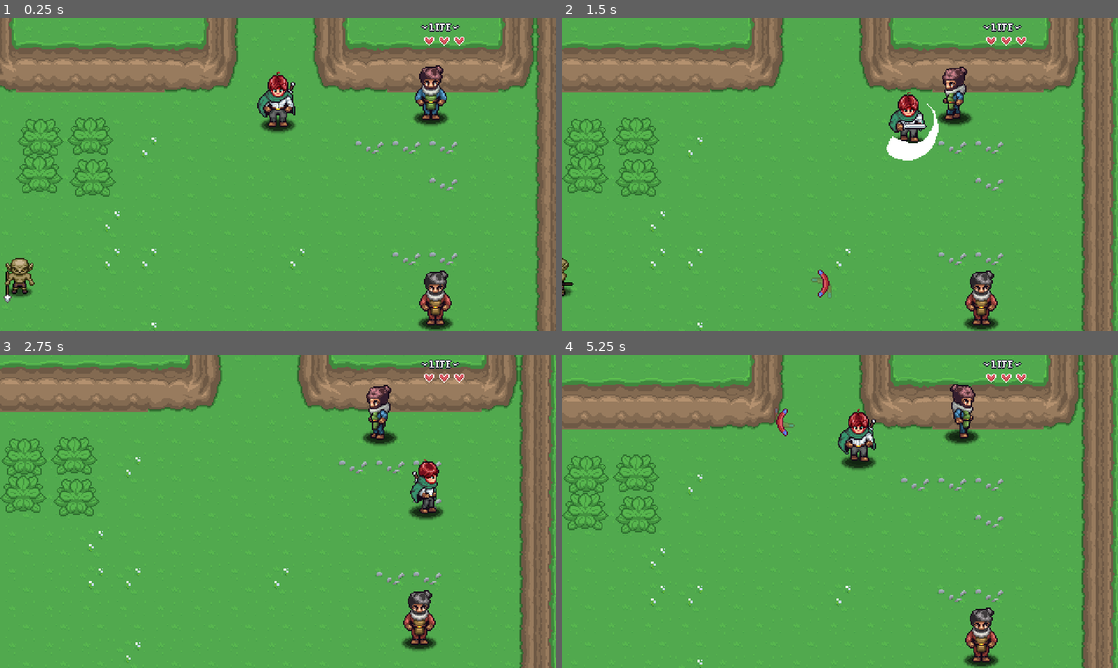
Above: before the commit, frames 1-4 (two rows, left to right).
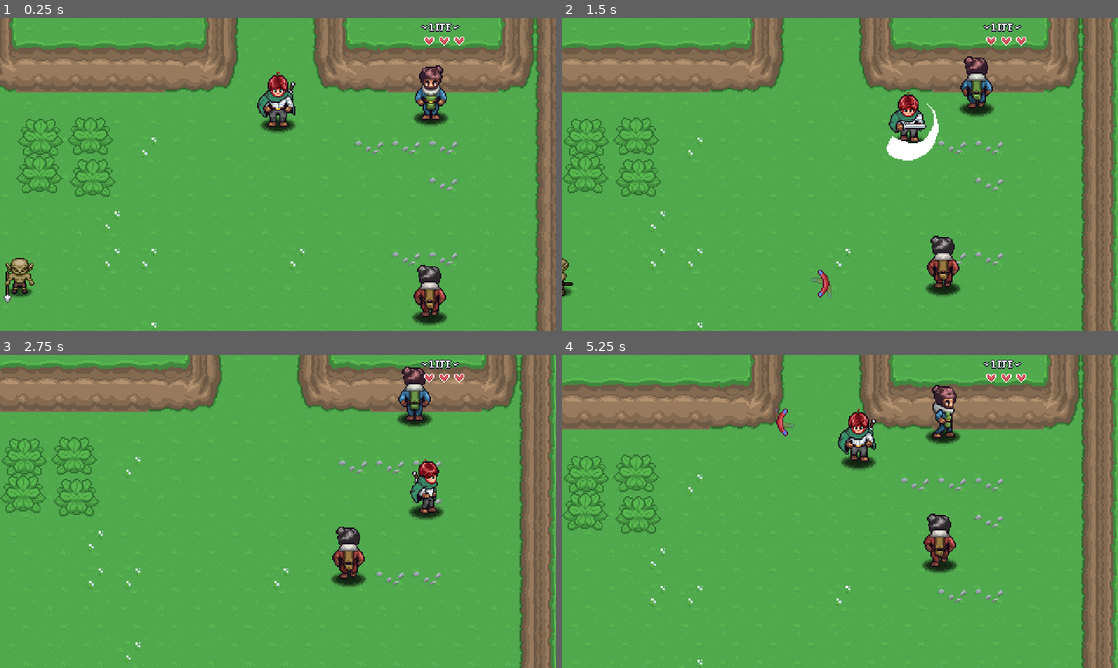
Above: after the commit, the same moments.

Repository: sirzes02/Godot-test
Game: Godot game, scene res://levels/area01/02.tscn
Same seed, same stepped clock (60 frames per second), same inputs: the game is played once before the commit and once after it. This scene is started directly instead of the project's main scene. Sound files missing from this copy of the repository are replaced by a short silence.
Inputs:
- Up to frame 1 (0.25 s): no input
- Up to frame 2 (1.5 s): hold D (right) 0.53-1.28 s; hold Q (ability) 0.53-1.28 s; hold S (down) from 1.28 s (still down); tap Space (attack) at 1.35 s
- Up to frame 3 (2.75 s): release S (down) at 2.03 s; hold D (right) from 2.03 s (still down); hold E (interact) from 2.03 s (still down)
- Up to frame 4 (5.25 s): release D (right) at 2.78 s; release E (interact) at 2.78 s; hold W (up) 2.78-3.53 s; tap Q (ability) at 2.85 s; hold Space (attack) 3.53-4.28 s; hold A (left) 3.53-5.03 s; tap E (interact) at 4.35 s; hold S (down) from 5.03 s (still down); hold Q (ability) from 5.03 s (still down)

The runs differ from the first frame. In frame 1, 1.0% of the frame differs, in the area x 74-82%, y 78-100%; in frame 2, 3.2%; in frame 3, 3.2%, in the area x 59-79%, y 3-95%; in frame 4, 2.9%.

Commit message:
NPC Part II Patrol Behavior

Diff:
--- a/levels/area01/02.tscn
+++ b/levels/area01/02.tscn
@@ -11,6 +11,8 @@
 [ext_resource type="Resource" uid="uid://cglppk3oiqxrr" path="res://npc/00_npcs/npc_01.tres" id="9_bemct"]
 [ext_resource type="PackedScene" uid="uid://k14lanhf3no4" path="res://npc/npc_behavior_wander.tscn" id="9_kn07k"]
 [ext_resource type="Resource" uid="uid://v30ayv8qjfae" path="res://npc/00_npcs/npc_02.tres" id="11_fv5f3"]
+[ext_resource type="PackedScene" uid="uid://ux2n4fapgfj2" path="res://npc/npc_behavior_patrol.tscn" id="12_dlp5d"]
+[ext_resource type="PackedScene" uid="uid://d31ayrd2auxyg" path="res://npc/patrol_location.tscn" id="13_5eovd"]
 
 [node name="02" type="Node2D" unique_id=188804400]
 script = ExtResource("1_onu17")
@@ -51,3 +53,23 @@
 [node name="NPC2" parent="." unique_id=1435009824 instance=ExtResource("8_q55yv")]
 position = Vector2(394, 231)
 npc_resource = ExtResource("11_fv5f3")
+
+[node name="NpcBehaviorPatrol" parent="NPC2" unique_id=1776759254 instance=ExtResource("12_dlp5d")]
+
+[node name="PatrolLocation" parent="NPC2/NpcBehaviorPatrol" unique_id=1843531490 instance=ExtResource("13_5eovd")]
+modulate = Color(1, 0, 0, 1)
+
+[node name="PatrolLocation3" parent="NPC2/NpcBehaviorPatrol" unique_id=322144994 instance=ExtResource("13_5eovd")]
+modulate = Color(1, 1, 0, 1)
+position = Vector2(-67, -61)
+wait_time = 1.0
+
+[node name="PatrolLocation2" parent="NPC2/NpcBehaviorPatrol" unique_id=124462303 instance=ExtResource("13_5eovd")]
+modulate = Color(0, 1, 0, 1)
+position = Vector2(8, -112)
+wait_time = 1.0
+
+[node name="PatrolLocation4" parent="NPC2/NpcBehaviorPatrol" unique_id=374336814 instance=ExtResource("13_5eovd")]
+modulate = Color(0, 1, 1, 1)
+position = Vector2(58, -56)
+wait_time = 1.0
--- /dev/null
+++ b/npc/npc_behavior_patrol.tscn
@@ -0,0 +1,6 @@
+[gd_scene format=3 uid="uid://ux2n4fapgfj2"]
+
+[ext_resource type="Script" uid="uid://dcgv7rfnkqufb" path="res://npc/scripts/npc_behavior_patrol.gd" id="1_pbuvt"]
+
+[node name="NpcBehaviorPatrol" type="Node2D" unique_id=1776759254]
+script = ExtResource("1_pbuvt")
--- a/npc/npc_behavior_wander.tscn
+++ b/npc/npc_behavior_wander.tscn
@@ -1,6 +1,6 @@
 [gd_scene format=3 uid="uid://k14lanhf3no4"]
 
-[ext_resource type="Script" uid="uid://5v254lxciau4" path="res://npc/scripts/npm_behavior_wander.gd" id="1_h0y2q"]
+[ext_resource type="Script" uid="uid://5v254lxciau4" path="res://npc/scripts/npc_behavior_wander.gd" id="1_h0y2q"]
 
 [sub_resource type="CircleShape2D" id="CircleShape2D_h0y2q"]
 
--- /dev/null
+++ b/npc/patrol_location.tscn
@@ -0,0 +1,56 @@
+[gd_scene format=3 uid="uid://d31ayrd2auxyg"]
+
+[ext_resource type="Script" uid="uid://chb4cw3py5cb0" path="res://npc/scripts/patrol_location.gd" id="1_xdeq0"]
+
+[sub_resource type="Gradient" id="Gradient_ipyvv"]
+offsets = PackedFloat32Array(0.65, 0.87916666, 1)
+colors = PackedColorArray(1, 1, 1, 0, 1, 1, 1, 1, 1, 1, 1, 0)
+
+[sub_resource type="GradientTexture2D" id="GradientTexture2D_xdeq0"]
+gradient = SubResource("Gradient_ipyvv")
+width = 24
+height = 24
+fill = 1
+fill_from = Vector2(0.5, 0.5)
+fill_to = Vector2(0.5, 0)
+
+[node name="PatrolLocation" type="Node2D" unique_id=1843531490]
+show_behind_parent = true
+script = ExtResource("1_xdeq0")
+
+[node name="Sprite2D" type="Sprite2D" parent="." unique_id=1526291867]
+self_modulate = Color(1, 1, 1, 0.5019608)
+texture = SubResource("GradientTexture2D_xdeq0")
+
+[node name="Line2D" type="Line2D" parent="Sprite2D" unique_id=1425499616]
+points = PackedVector2Array(0, 0, 10, 0)
+width = 1.0
+default_color = Color(1, 1, 1, 0.5176471)
+
+[node name="Label" type="Label" parent="Sprite2D" unique_id=382631776]
+offset_left = -19.0
+offset_top = -9.0
+offset_right = 21.0
+offset_bottom = 8.0
+theme_override_colors/font_shadow_color = Color(0, 0, 0, 1)
+theme_override_colors/font_outline_color = Color(0, 0, 0, 1)
+theme_override_constants/shadow_offset_x = 0
+theme_override_constants/shadow_offset_y = 1
+theme_override_constants/outline_size = 3
+theme_override_font_sizes/font_size = 12
+text = "0"
+horizontal_alignment = 1
+
+[node name="Label2" type="Label" parent="Sprite2D" unique_id=586079072]
+offset_left = -19.0
+offset_top = 6.0
+offset_right = 25.0
+offset_bottom = 23.0
+theme_override_colors/font_shadow_color = Color(0, 0, 0, 1)
+theme_override_colors/font_outline_color = Color(0, 0, 0, 1)
+theme_override_constants/shadow_offset_x = 0
+theme_override_constants/shadow_offset_y = 1
+theme_override_constants/outline_size = 3
+theme_override_font_sizes/font_size = 8
+text = "wait: 0.0s"
+horizontal_alignment = 1
--- /dev/null
+++ b/npc/scripts/npc_behavior_patrol.gd
@@ -0,0 +1,98 @@
+@tool
+extends NPCBehavior
+
+const COLORS = [Color(1, 0, 0), Color(1, 1, 0), Color(0, 1, 0), Color(0, 1, 1), Color(0, 0, 1), Color(1, 0, 1)]
+
+@export var walk_speed: float = 30.0
+
+var patrol_location: Array[PatrolLocation]
+var current_location_index: int = 0
+var target: PatrolLocation
+
+func _ready() -> void:
+	gather_patrol_location()
+
+	if Engine.is_editor_hint():
+		child_entered_tree.connect(gather_patrol_location)
+		child_order_changed.connect(gather_patrol_location)
+		return
+	pass
+	super()
+
+	if patrol_location.size() == 0:
+		process_mode = Node.PROCESS_MODE_DISABLED
+		return
+
+	target = patrol_location[0]
+
+func _process(delta: float) -> void:
+	if Engine.is_editor_hint():
+		return
+
+	if npc.global_position.distance_to(target.target_position) < 1:
+		start()
+
+func gather_patrol_location(_n: Node = null):
+	patrol_location = []
+
+	for child in get_children():
+		if child is PatrolLocation:
+			patrol_location.append(child)
+
+	if Engine.is_editor_hint() and patrol_location.size() > 0:
+		for i in patrol_location.size():
+			var _p = patrol_location[i] as PatrolLocation
+
+			if not _p.transform_changed.is_connected(gather_patrol_location):
+				_p.transform_changed.connect(gather_patrol_location)
+
+			_p.update_label(str(i))
+			_p.modulate = _get_color_by_index(i)
+
+			var _next: PatrolLocation
+			if i < patrol_location.size() - 1:
+				_next = patrol_location[i + 1]
+			else :
+				_next = patrol_location[0]
+
+			_p.update_line(_next.position)
+	pass
+
+func start() -> void:
+	if !npc.do_behavior or patrol_location.size() < 2:
+		return
+
+	# IDLE Phase
+	npc.global_position = target.target_position
+	npc.state = "idle"
+	npc.velocity = Vector2.ZERO
+	npc.update_animation()
+
+	var wait_item: float = target.wait_time
+	current_location_index += 1
+
+	if current_location_index >= patrol_location.size():
+		current_location_index = 0
+
+	target = patrol_location[current_location_index]
+
+	await get_tree().create_timer(wait_item).timeout
+
+	if !npc.do_behavior:
+		return
+
+	npc.state = "walk"
+	var _dir = npc.global_position.direction_to(target.target_position)
+	npc.direction = _dir
+	npc.velocity = walk_speed * _dir
+	npc.update_direction(target.target_position)
+	npc.update_animation()
+	pass
+
+func _get_color_by_index(i: int) -> Color:
+	var color_count: int = COLORS.size()
+
+	while i > color_count - 1:
+		i -= color_count
+
+	return COLORS[i]
--- /dev/null
+++ b/npc/scripts/patrol_location.gd
@@ -0,0 +1,42 @@
+@tool
+class_name PatrolLocation extends Node2D
+
+signal transform_changed
+
+@export var wait_time: float = 0.0:
+	set(v):
+		wait_time = v
+		_update_wait_time_label()
+
+@onready var label_2: Label = $Sprite2D/Label2
+@onready var sprite_2d: Sprite2D = $Sprite2D
+@onready var label: Label = $Sprite2D/Label
+@onready var line_2d: Line2D = $Sprite2D/Line2D
+
+var target_position: Vector2 = Vector2.ZERO
+
+func _enter_tree() -> void:
+	set_notify_transform(true)
+
+func _notification(what: int) -> void:
+	if what == NOTIFICATION_TRANSFORM_CHANGED:
+		transform_changed.emit()
+
+func _ready() -> void:
+	target_position = global_position
+	_update_wait_time_label()
+
+	if Engine.is_editor_hint():
+		return
+
+	sprite_2d.queue_free()
+
+func update_label(_s: String) -> void:
+	label.text = _s
+
+func update_line(next_location: Vector2) -> void:
+	line_2d.points[1] = next_location - position
+
+func _update_wait_time_label() -> void:
+	if Engine.is_editor_hint():
+		label_2.text = "wait: " + str(snappedf(wait_time, 0.1)) + "s"
Renamed: npc/scripts/npm_behavior.gd -> npc/scripts/npc_behavior.gd
Renamed: npc/scripts/npm_behavior.gd.uid -> npc/scripts/npc_behavior.gd.uid
Not shown, added: npc/scripts/npc_behavior_patrol.gd.uid
Renamed: npc/scripts/npm_behavior_wander.gd -> npc/scripts/npc_behavior_wander.gd
Renamed: npc/scripts/npm_behavior_wander.gd.uid -> npc/scripts/npc_behavior_wander.gd.uid
Not shown, added: npc/scripts/patrol_location.gd.uid
